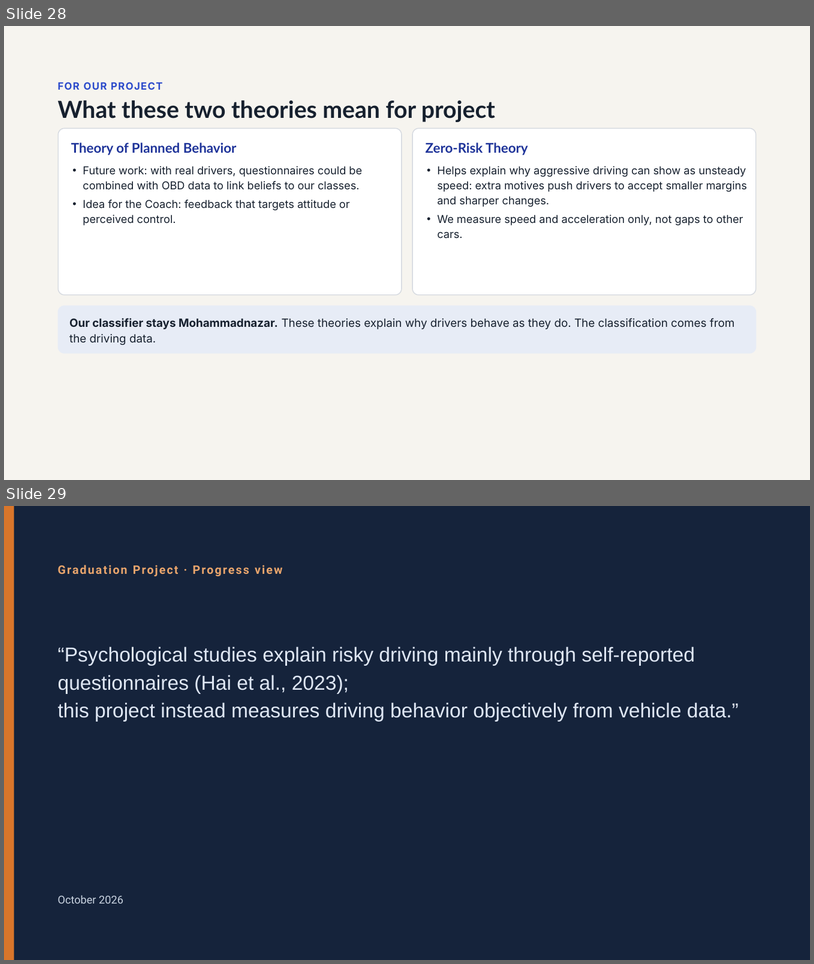
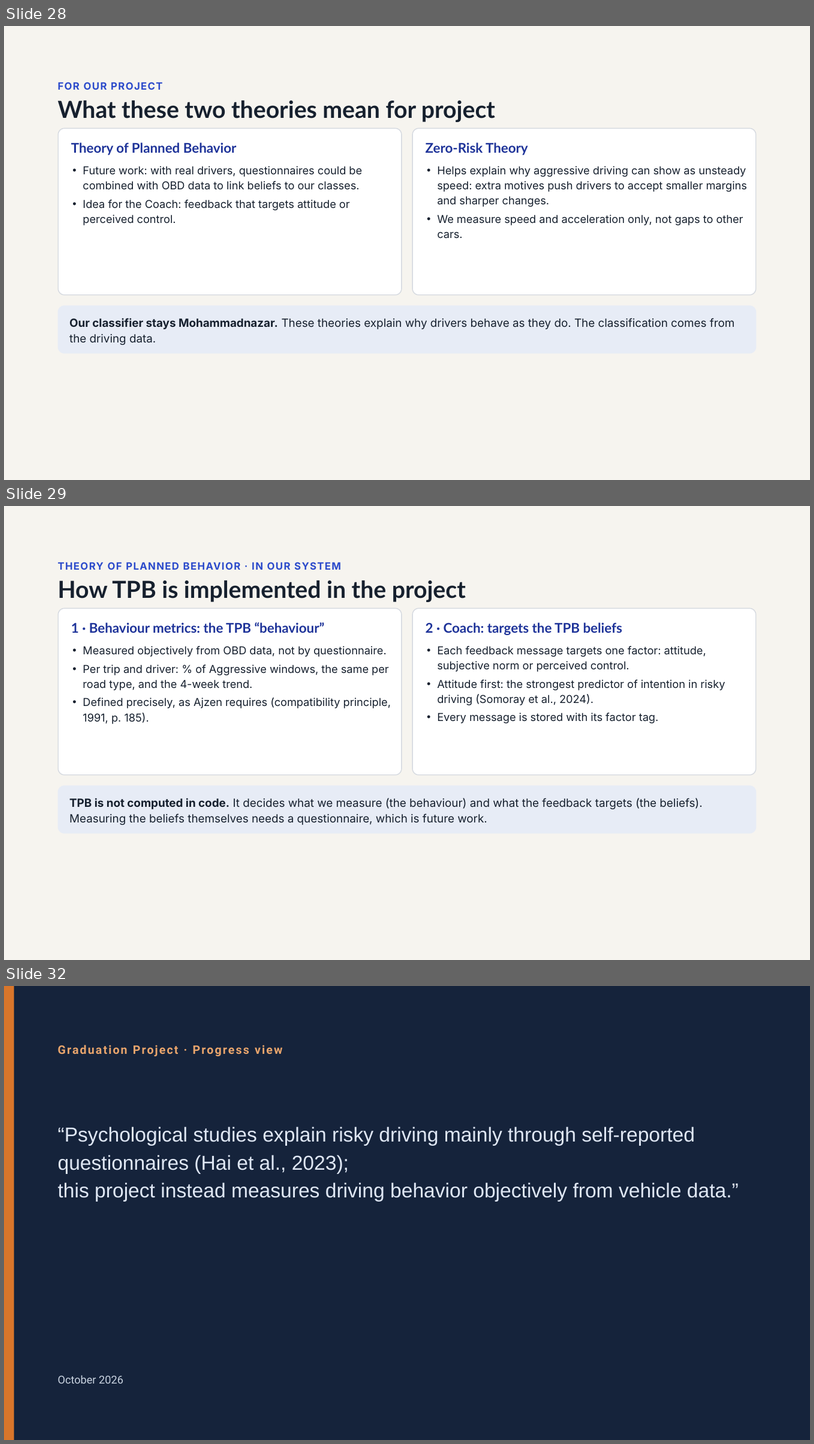
Before and after one commit to Osama-Gamil/Driver-Behaviour-PR, a slide deck: presentation/Driver_Safety_Project_organized.pptx. Shown one above the other, each under a label of ours: slides 28 and 29 before the commit, slides 28, 29 and 32 after it; the slides between them are not shown. The pictures are 814x964 and 814x1444 pixels, drawn with LibreOffice and Linux fonts; fonts in the diff are those of the drawing. Boxes give left, top, right and bottom in pixels: in the first picture for what was removed or moved away, otherwise in the second. Text is boxed around its words. In the diff, an @@ line names an element or a change of style, - is before the commit and + after.

```diff
--- a/presentation/Driver_Safety_Project_organized.pptx
+++ b/presentation/Driver_Safety_Project_organized.pptx
@@ slide 29 added at box(4, 506, 810, 960), background #F6F4EF @@
@@ text added at box(58, 562, 341, 570), 12 pt, text #2B4ACB, bold @@
+THEORY OF PLANNED BEHAVIOR · IN OUR SYSTEM
@@ title added at box(58, 580, 466, 602), 28 pt, text #16202E, bold @@
+How TPB is implemented in the project
@@ rounded rectangle added at box(59, 608, 402, 775), fill #FFFFFF, outline #D5D9E0 1 pt @@
@@ rounded rectangle added at box(413, 608, 756, 775), fill #FFFFFF, outline #D5D9E0 1 pt @@
@@ text added at box(71, 622, 325, 633), 16 pt, text #1E3399, bold @@
+1 · Behaviour metrics: the TPB “behaviour”
@@ text added at box(426, 622, 623, 635), 16 pt, text #1E3399, bold @@
+2 · Coach: targets the TPB beliefs
@@ text added at box(83, 646, 391, 724), 13 pt, text #16202E @@
+• Measured objectively from OBD data, not by questionnaire.
+• Per trip and driver: % of Aggressive windows, the same per road type, and the 4-week trend.
+• Defined precisely, as Ajzen requires (compatibility principle, 1991, p. 185).
@@ text added at box(437, 646, 725, 723), 13 pt, text #16202E @@
+• Each feedback message targets one factor: attitude, subjective norm or perceived control.
+• Attitude first: the strongest predictor of intention in risky driving (Somoray et al., 2024).
+• Every message is stored with its factor tag.
@@ rounded rectangle added at box(58, 786, 757, 834), fill #E7ECF6, 13.5 pt, text #16202E @@
+TPB is not computed in code. It decides what we measure (the behaviour) and what the feedback targets (the beliefs). Measuring the beliefs themselves needs a questionnaire, which is future work.
@@ what was slide 29 is now slide 32 @@
```
Also in this commit, not shown: 2 other slides added, 1 other file.
